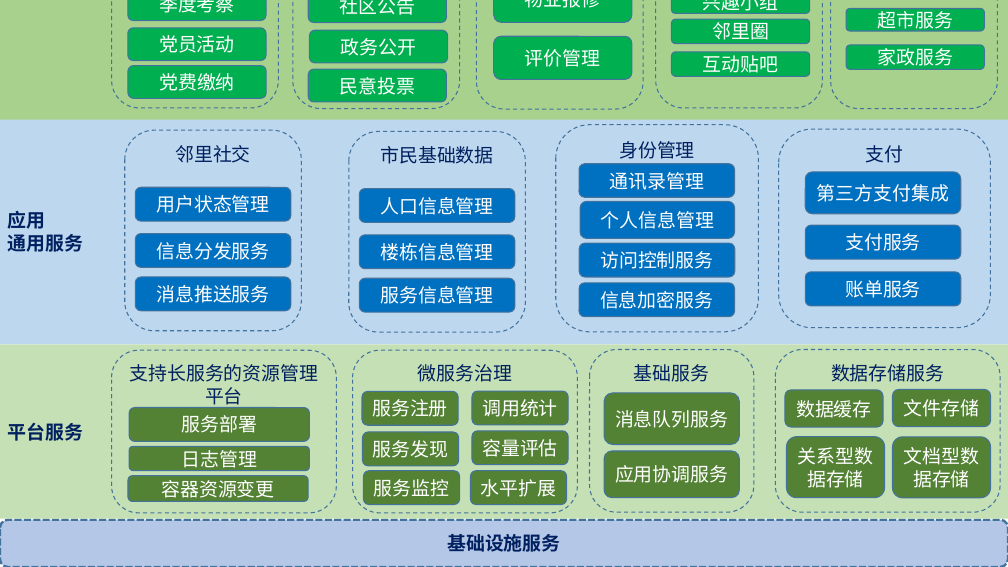
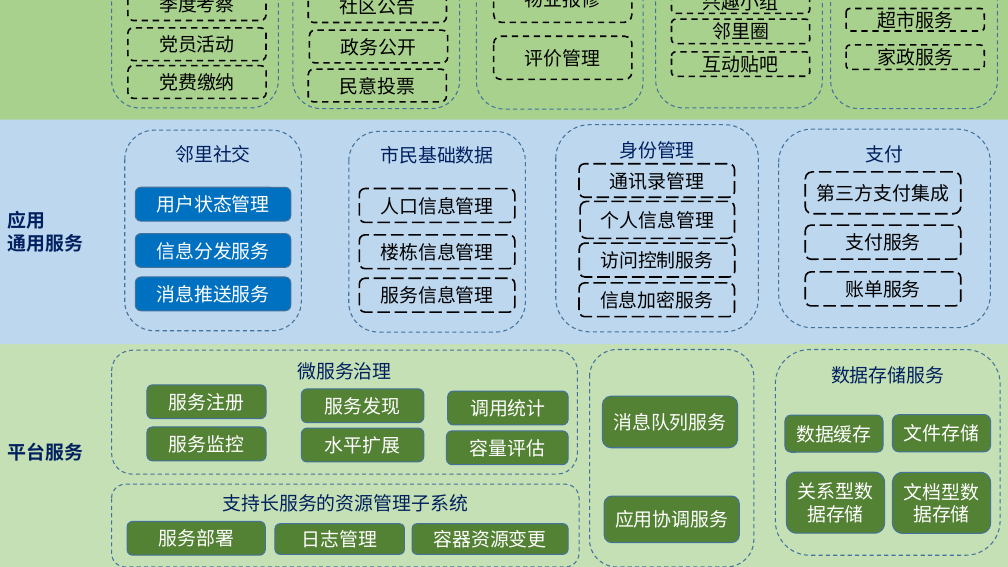
Before and after one commit to huiyi-learning/Dissertation, a slide deck: slide 17 of Diploma paper/Figures.pptx. Drawn at 1008x567 pixels with LibreOffice and Linux fonts; fonts in the diff are those of the drawing. Boxes give left, top, right and bottom in pixels: in the first picture for what was removed or moved away, otherwise in the second. Text is boxed around its words. In the diff, an @@ line names an element or a change of style, - is before the commit and + after.

```diff
--- a/Diploma paper/Figures.pptx
+++ b/Diploma paper/Figures.pptx
@@ text colour #FFFFFF to #000000; fill #00B050 to none; outline #43739E 1 pt to #000000 1.5 pt dashed in 13 elements at bbox=[128, 0, 266, 20], bbox=[128, 28, 266, 60], bbox=[128, 66, 266, 98], bbox=[309, 0, 447, 23], bbox=[309, 30, 448, 63], bbox=[309, 69, 447, 101], bbox=[494, 0, 632, 23], bbox=[494, 36, 632, 79], bbox=[671, 0, 810, 14], bbox=[671, 19, 810, 43], bbox=[671, 52, 810, 76], bbox=[846, 8, 985, 31], bbox=[846, 45, 985, 69] @@
@@ text colour #FFFFFF to #000000; fill #0070C0 to none; outline #43739E 1 pt to #000000 1.5 pt dashed in 10 elements at bbox=[580, 201, 734, 238], bbox=[579, 164, 735, 197], bbox=[359, 188, 515, 222], bbox=[359, 235, 515, 269], bbox=[359, 278, 515, 312], bbox=[805, 225, 961, 259], bbox=[579, 243, 735, 278], bbox=[579, 283, 735, 317], bbox=[805, 172, 961, 213], bbox=[805, 272, 961, 306] @@
@@ text "平台服务" rewrapped from bbox=[0, 345, 1008, 520] to bbox=[7, 443, 83, 461] @@
@@ rounded rectangle "微服务治理": place and size @@
-rounded rectangle "微服务治理" at bbox=[352, 350, 577, 513]
+rounded rectangle "微服务治理" at bbox=[112, 350, 578, 474]
@@ rounded rectangle: place and size @@
-rounded rectangle at bbox=[590, 349, 754, 512]
+rounded rectangle at bbox=[590, 349, 754, 567]
@@ rounded rectangle "数据存储服务": place and size @@
-rounded rectangle "数据存储服务" at bbox=[776, 349, 1000, 512]
+rounded rectangle "数据存储服务" at bbox=[776, 349, 1000, 555]
@@ rounded rectangle "服务注册": place and size @@
-rounded rectangle "服务注册" at bbox=[362, 392, 458, 426]
+rounded rectangle "服务注册" at bbox=[147, 385, 266, 419]
@@ rounded rectangle "服务发现": place and size @@
-rounded rectangle "服务发现" at bbox=[362, 432, 458, 466]
+rounded rectangle "服务发现" at bbox=[302, 389, 424, 423]
@@ text in rounded rectangle at bbox=[634, 364, 710, 382]: text removed @@
-基础服务
@@ rounded rectangle "调用统计": place and size @@
-rounded rectangle "调用统计" at bbox=[472, 391, 568, 425]
+rounded rectangle "调用统计" at bbox=[448, 391, 568, 425]
@@ rounded rectangle "数据缓存": place and size @@
-rounded rectangle "数据缓存" at bbox=[785, 390, 883, 427]
+rounded rectangle "数据缓存" at bbox=[785, 415, 883, 452]
@@ rounded rectangle "文件存储": place and size @@
-rounded rectangle "文件存储" at bbox=[893, 389, 991, 426]
+rounded rectangle "文件存储" at bbox=[893, 414, 991, 451]
@@ rounded rectangle "服务监控": place and size @@
-rounded rectangle "服务监控" at bbox=[364, 471, 460, 505]
+rounded rectangle "服务监控" at bbox=[147, 427, 266, 461]
@@ rounded rectangle "水平扩展": place and size @@
-rounded rectangle "水平扩展" at bbox=[470, 471, 566, 505]
+rounded rectangle "水平扩展" at bbox=[302, 428, 424, 462]
@@ rounded rectangle "容量评估": place and size @@
-rounded rectangle "容量评估" at bbox=[472, 431, 568, 465]
+rounded rectangle "容量评估" at bbox=[447, 431, 569, 465]
@@ rounded rectangle "关系型数据存储": place and size @@
-rounded rectangle "关系型数据存储" at bbox=[786, 437, 885, 498]
+rounded rectangle "关系型数据存储" at bbox=[786, 473, 885, 534]
@@ rounded rectangle "文档型数据存储": place and size @@
-rounded rectangle "文档型数据存储" at bbox=[893, 437, 991, 498]
+rounded rectangle "文档型数据存储" at bbox=[893, 473, 991, 534]
@@ rounded rectangle "支持长服务的资源管理子系统": place and size @@
-rounded rectangle "支持长服务的资源管理子系统" at bbox=[112, 350, 337, 513]
+rounded rectangle "支持长服务的资源管理子系统" at bbox=[112, 484, 579, 567]
@@ text in rounded rectangle at bbox=[222, 494, 468, 512]: text changed @@
-支持长服务的资源管理平台
+支持长服务的资源管理子系统
@@ rounded rectangle "应用协调服务": place and size @@
-rounded rectangle "应用协调服务" at bbox=[604, 451, 740, 498]
+rounded rectangle "应用协调服务" at bbox=[604, 496, 740, 543]
@@ rounded rectangle removed at bbox=[0, 520, 1008, 567] @@
-基础设施服务
@@ rounded rectangle "服务部署": place and size @@
-rounded rectangle "服务部署" at bbox=[129, 408, 310, 442]
+rounded rectangle "服务部署" at bbox=[127, 522, 265, 556]
@@ rounded rectangle "日志管理": place and size @@
-rounded rectangle "日志管理" at bbox=[129, 446, 310, 470]
+rounded rectangle "日志管理" at bbox=[275, 524, 405, 555]
@@ rounded rectangle "容器资源变更": place and size @@
-rounded rectangle "容器资源变更" at bbox=[128, 476, 308, 501]
+rounded rectangle "容器资源变更" at bbox=[412, 524, 568, 555]
```
Also in this commit, not shown: 3 other slides changed, 5 slides added, 1 slide removed, 21 other files.
